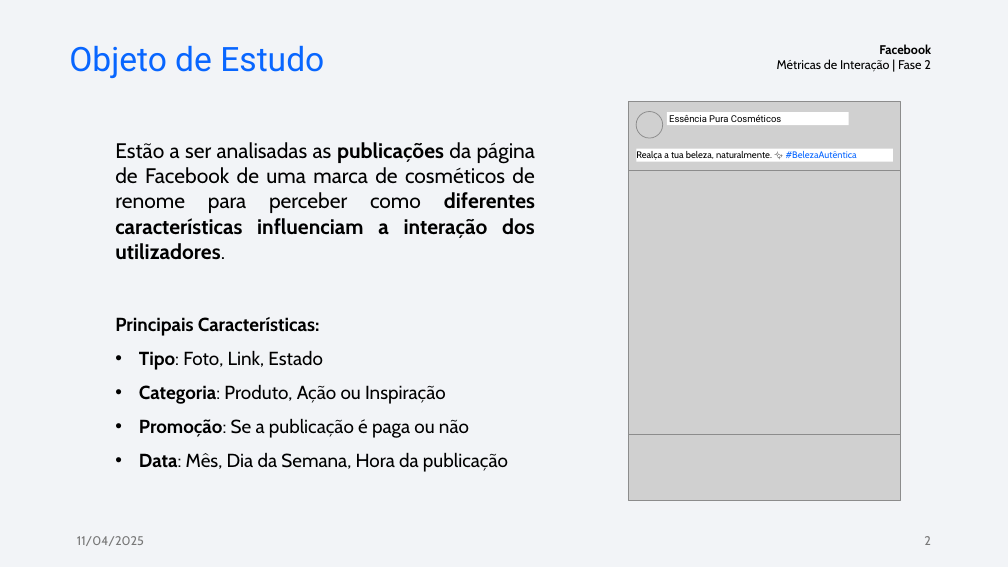
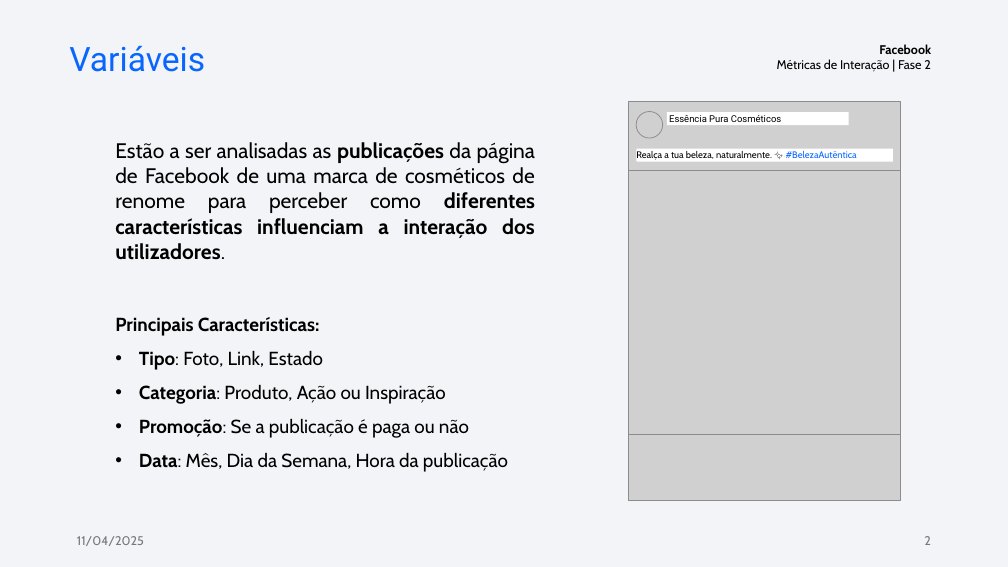
Before and after one commit to vM1sTiKe/LEI-ME-FB, a slide deck: slide 2 of Documents/ME-LEI 2024-2025 - FB Metrics - Phase 2.pptx. Drawn at 1008x567 pixels with LibreOffice and Linux fonts; fonts in the diff are those of the drawing; grey boxes stand for pictures. Boxes give left, top, right and bottom in pixels: in the first picture for what was removed or moved away, otherwise in the second. Text is boxed around its words. In the diff, an @@ line names an element or a change of style, - is before the commit and + after.

```diff
--- a/Documents/ME-LEI 2024-2025 - FB Metrics - Phase 2.pptx
+++ b/Documents/ME-LEI 2024-2025 - FB Metrics - Phase 2.pptx
@@ text at bbox=[69, 45, 205, 72]: text changed @@
-Objeto de Estudo
+Variáveis
```
Also in this commit, not shown: 4 slides added, 4 other files.
